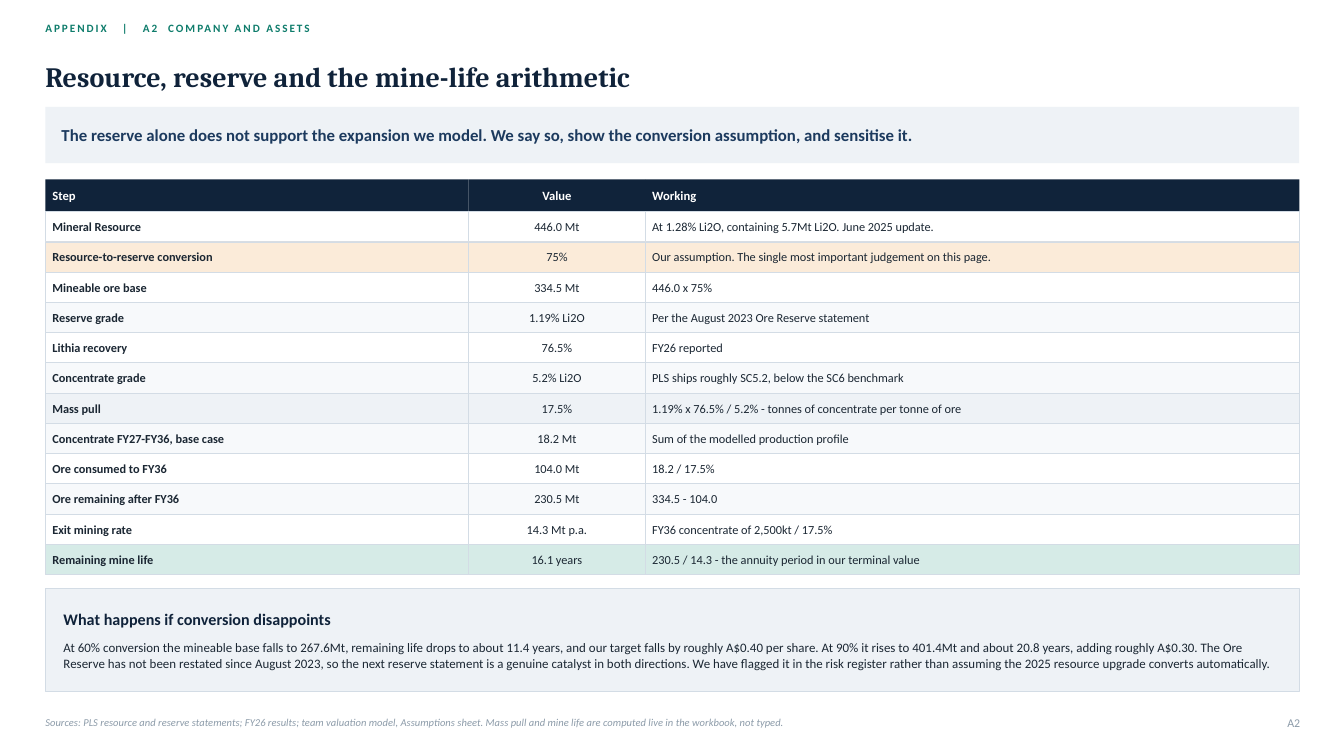
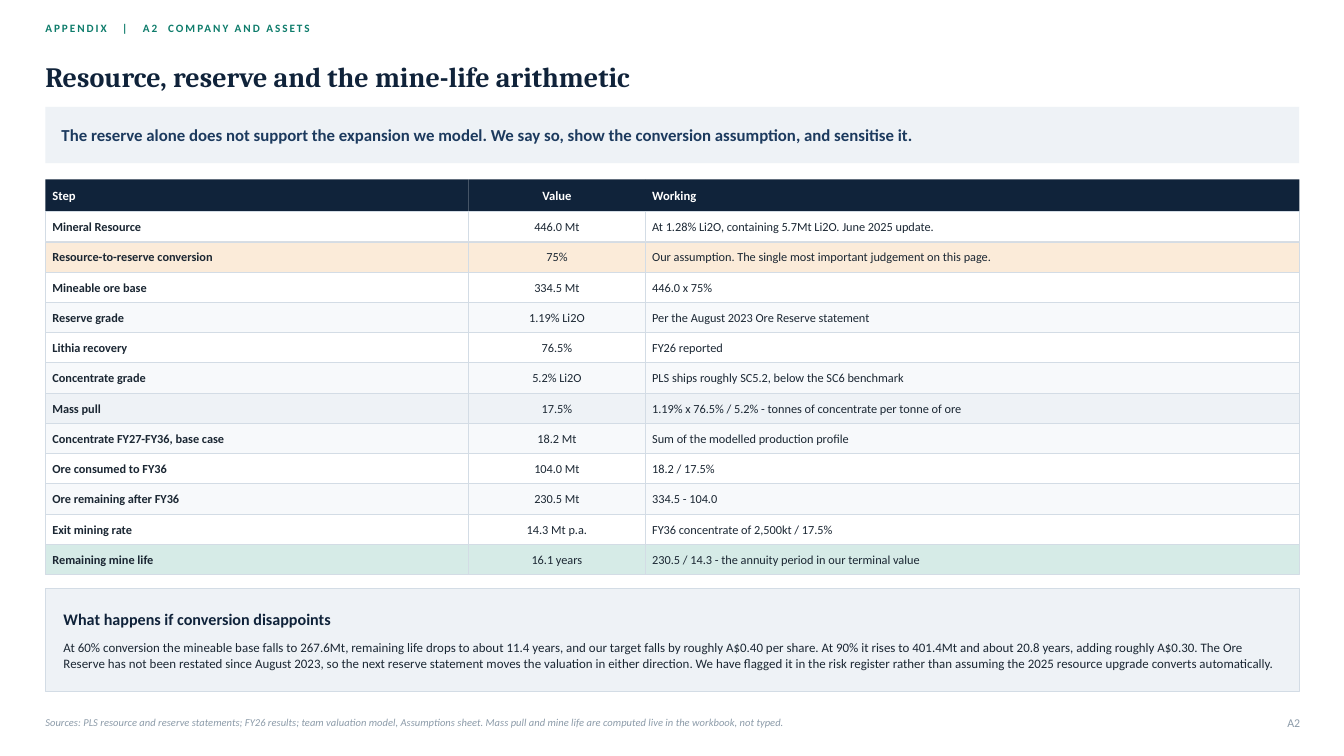
Before and after one commit to SportsSwap/for-claude, a slide deck: slide 22 of deck/PLS_Group_FMAA_2026.pptx. Drawn at 1344x756 pixels with LibreOffice and Linux fonts; fonts in the diff are those of the drawing. Boxes give left, top, right and bottom in pixels: in the first picture for what was removed or moved away, otherwise in the second. Text is boxed around its words. In the diff, an @@ line names an element or a change of style, - is before the commit and + after.

```diff
--- a/deck/PLS_Group_FMAA_2026.pptx
+++ b/deck/PLS_Group_FMAA_2026.pptx
@@ text at (x1=63, y1=643, x2=1272, y2=670): text changed @@
-At 60% conversion the mineable base falls to 267.6Mt, remaining life drops to about 11.4 years, and our target falls by roughly A$0.40 per share. At 90% it rises to 401.4Mt and about 20.8 years, adding roughly A$0.30. The Ore Reserve has not been restated since August 2023, so the next reserve statement is a genuine catalyst in both directions. We have flagged it in the risk register rather than assuming the 2025 resource upgrade converts automatically.
+At 60% conversion the mineable base falls to 267.6Mt, remaining life drops to about 11.4 years, and our target falls by roughly A$0.40 per share. At 90% it rises to 401.4Mt and about 20.8 years, adding roughly A$0.30. The Ore Reserve has not been restated since August 2023, so the next reserve statement moves the valuation in either direction. We have flagged it in the risk register rather than assuming the 2025 resource upgrade converts automatically.
```
Also in this commit, not shown: 14 other slides changed, 7 other files.
